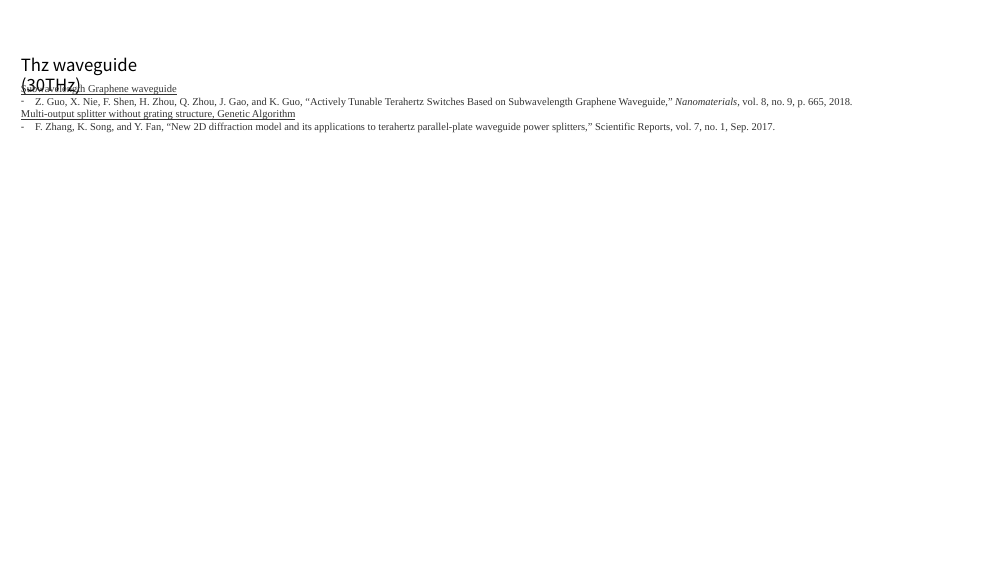
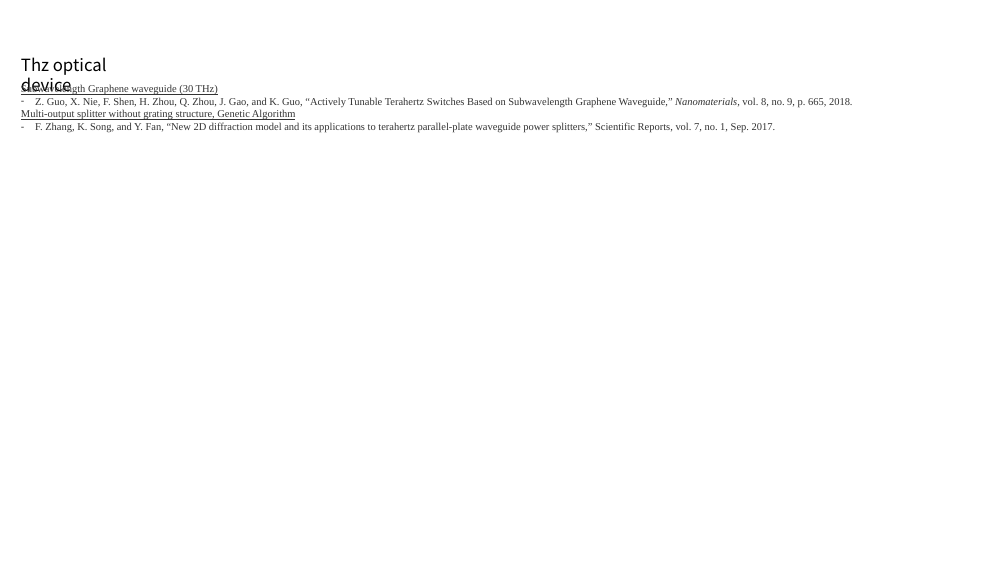
Before and after one commit to jglee96/NBTP_Lab, a slide deck: slide 5 of 개인/석사학위논문/Paper Introduction.pptx (slide 4 before the commit). Drawn at 1008x567 pixels with LibreOffice and Linux fonts; fonts in the diff are those of the drawing. Boxes give left, top, right and bottom in pixels: in the first picture for what was removed or moved away, otherwise in the second. Text is boxed around its words. In the diff, an @@ line names an element or a change of style, - is before the commit and + after.

```diff
--- a/개인/석사학위논문/Paper Introduction.pptx
+++ b/개인/석사학위논문/Paper Introduction.pptx
@@ text at [21,57,107,95]: text changed @@
-Thz waveguide (30THz)
+Thz optical device
@@ text at [21,84,218,95]: text changed @@
-Subwavelength Graphene waveguide
+Subwavelength Graphene waveguide (30 THz)
```
Also in this commit, not shown: 1 other slide changed, 1 slide added.
